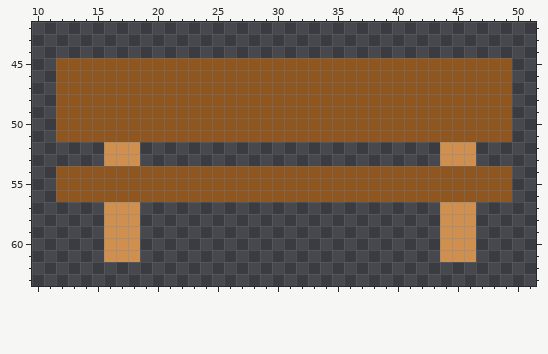
Pixel-art sprite, stored at SleepingGames/Assets/garbage_shooting/illustration/chairstage2.png. This is how it looked before the edit.
The file is 64x64 pixels. Shown: x 10..51, y 42..63. The old version is drawn lined up with the new one.
The result:
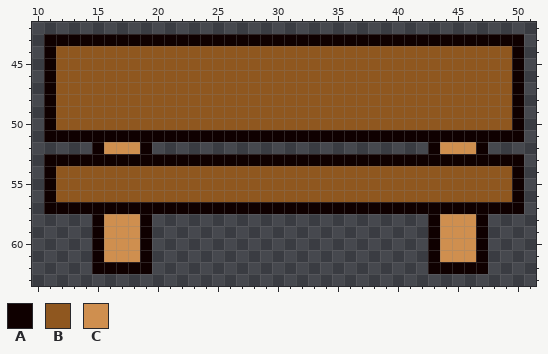
Palette (. is transparent): A #0f0000  B #8f571f  C #cf8f4f
Diff:
{"change": "whole drawing moved by +0,-2 (the old picture is shown already moved)"}
{"y":43,"x":11,"old":"........................................","new":"AAAAAAAAAAAAAAAAAAAAAAAAAAAAAAAAAAAAAAAA"}
{"y":44,"x":11,"old":"........................................","new":"ABBBBBBBBBBBBBBBBBBBBBBBBBBBBBBBBBBBBBBA"}
{"y":45,"x":11,"old":".","new":"A"}
{"y":45,"x":50,"old":".","new":"A"}
{"y":46,"x":11,"old":".","new":"A"}
{"y":46,"x":50,"old":".","new":"A"}
{"y":47,"x":11,"old":".","new":"A"}
{"y":47,"x":50,"old":".","new":"A"}
{"y":48,"x":11,"old":".","new":"A"}
{"y":48,"x":50,"old":".","new":"A"}
{"y":49,"x":11,"old":".","new":"A"}
{"y":49,"x":50,"old":".","new":"A"}
{"y":50,"x":11,"old":".","new":"A"}
{"y":50,"x":50,"old":".","new":"A"}
{"y":51,"x":11,"old":".BBBBBBBBBBBBBBBBBBBBBBBBBBBBBBBBBBBBBB.","new":"AAAAAAAAAAAAAAAAAAAAAAAAAAAAAAAAAAAAAAAA"}
{"y":52,"x":15,"old":".","new":"A"}
{"y":52,"x":19,"old":".","new":"A"}
{"y":52,"x":43,"old":".","new":"A"}
{"y":52,"x":47,"old":".","new":"A"}
{"y":53,"x":11,"old":".....CCC.........................CCC....","new":"AAAAAAAAAAAAAAAAAAAAAAAAAAAAAAAAAAAAAAAA"}
{"y":54,"x":11,"old":".","new":"A"}
{"y":54,"x":50,"old":".","new":"A"}
{"y":55,"x":11,"old":".","new":"A"}
{"y":55,"x":50,"old":".","new":"A"}
{"y":56,"x":11,"old":".","new":"A"}
{"y":56,"x":50,"old":".","new":"A"}
{"y":57,"x":11,"old":".....CCC.........................CCC....","new":"AAAAAAAAAAAAAAAAAAAAAAAAAAAAAAAAAAAAAAAA"}
{"y":58,"x":15,"old":".","new":"A"}
{"y":58,"x":19,"old":".","new":"A"}
{"y":58,"x":43,"old":".","new":"A"}
{"y":58,"x":47,"old":".","new":"A"}
{"y":59,"x":15,"old":".","new":"A"}
{"y":59,"x":19,"old":".","new":"A"}
{"y":59,"x":43,"old":".","new":"A"}
{"y":59,"x":47,"old":".","new":"A"}
{"y":60,"x":15,"old":".","new":"A"}
{"y":60,"x":19,"old":".","new":"A"}
{"y":60,"x":43,"old":".","new":"A"}
{"y":60,"x":47,"old":".","new":"A"}
{"y":61,"x":15,"old":".","new":"A"}
{"y":61,"x":19,"old":".","new":"A"}
{"y":61,"x":43,"old":".","new":"A"}
{"y":61,"x":47,"old":".","new":"A"}
{"y":62,"x":15,"old":".....","new":"AAAAA"}
{"y":62,"x":43,"old":".....","new":"AAAAA"}
